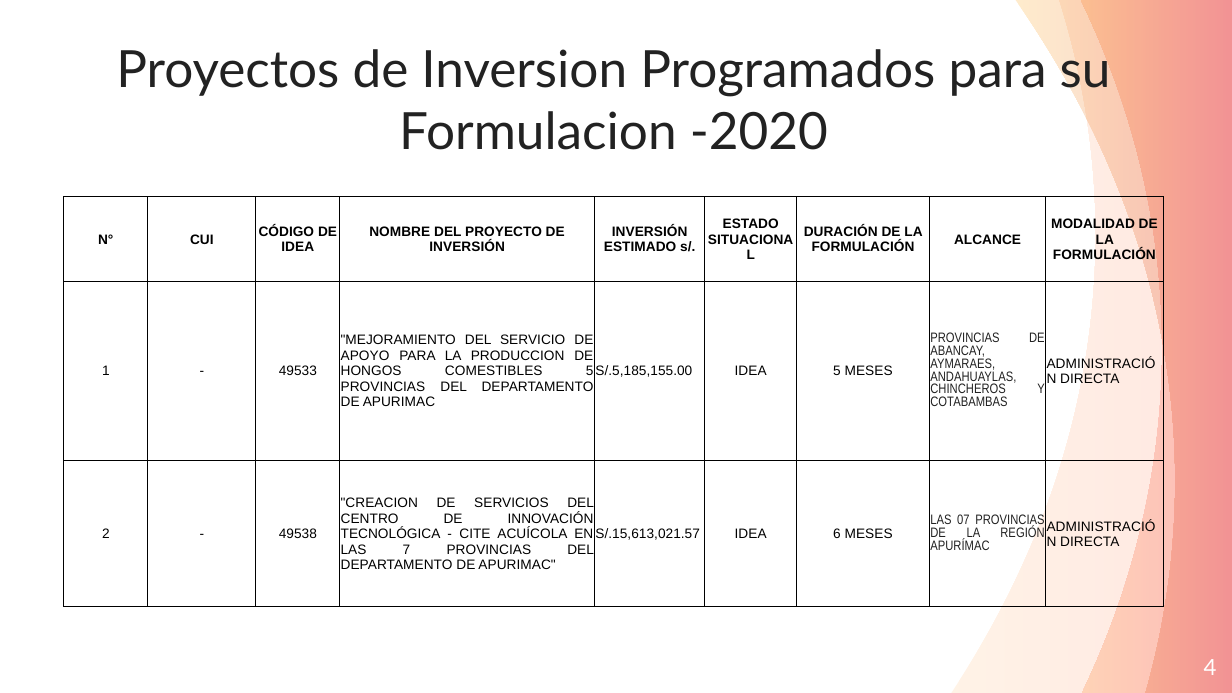
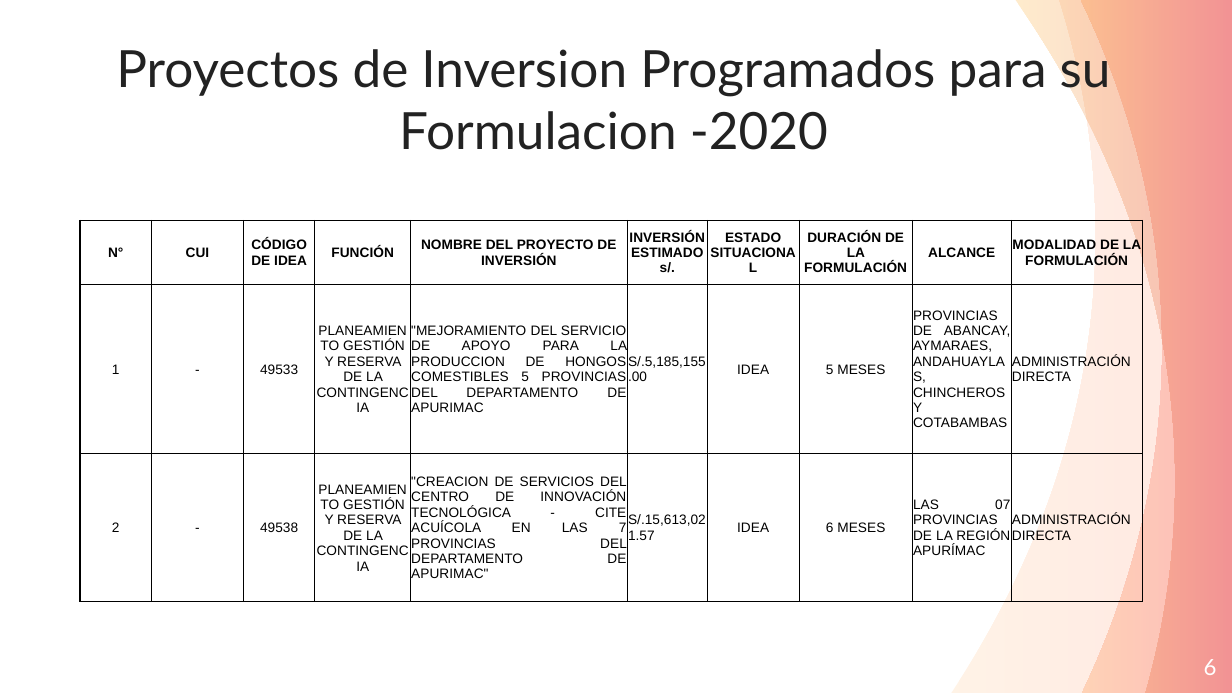
Before and after one commit to ORFEI-GRAP/Gestion-ORFEI, a slide deck: slide 6 of Proyectos Funcion - PRODUCCIÓN.pptx (slide 4 before the commit). Drawn at 1232x693 pixels with LibreOffice and Linux fonts; fonts in the diff are those of the drawing. Boxes give left, top, right and bottom in pixels: in the first picture for what was removed or moved away, otherwise in the second. Text is boxed around its words. In the diff, an @@ line names an element or a change of style, - is before the commit and + after.

```diff
--- a/Proyectos Funcion - PRODUCCIÓN.pptx
+++ b/Proyectos Funcion - PRODUCCIÓN.pptx
@@ table at bbox=[80, 221, 1143, 601] @@
+column 4: FUNCIÓN | PLANEAMIENTO GESTIÓN Y RESERVA DE LA CONTINGENCIA | PLANEAMIENTO GESTIÓN Y RESERVA DE LA CONTINGENCIA
@@ table: place and size @@
-table at bbox=[64, 197, 1163, 607]
+table at bbox=[80, 221, 1143, 601]
@@ page number at bbox=[1204, 659, 1217, 675]: text changed @@
-4
+6
```
Also in this commit, not shown: 2 other slides changed, 2 slides added.
